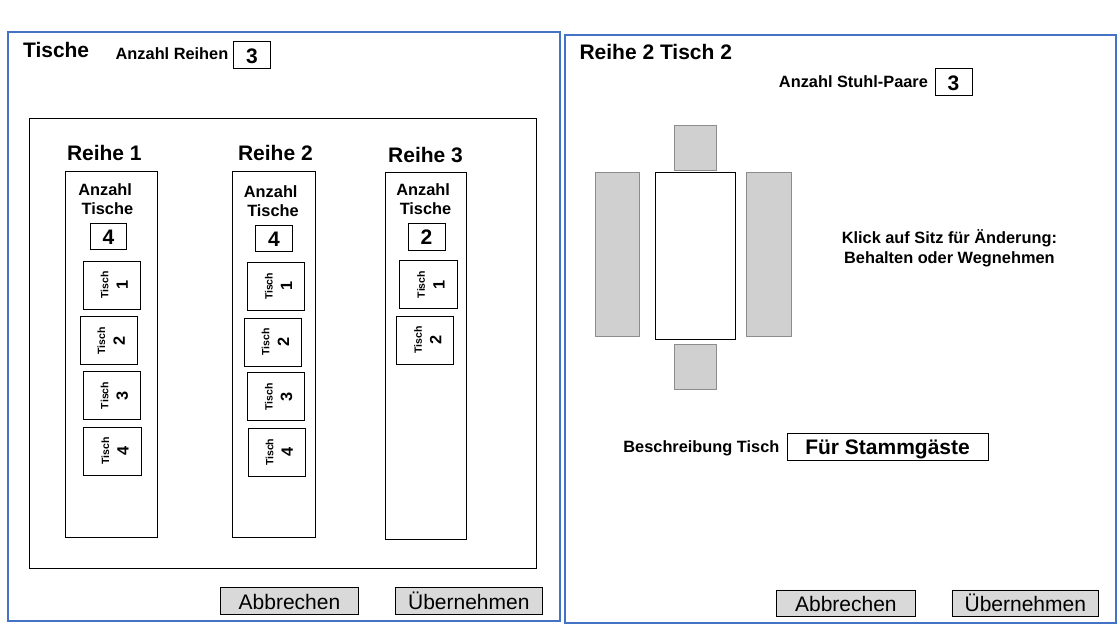
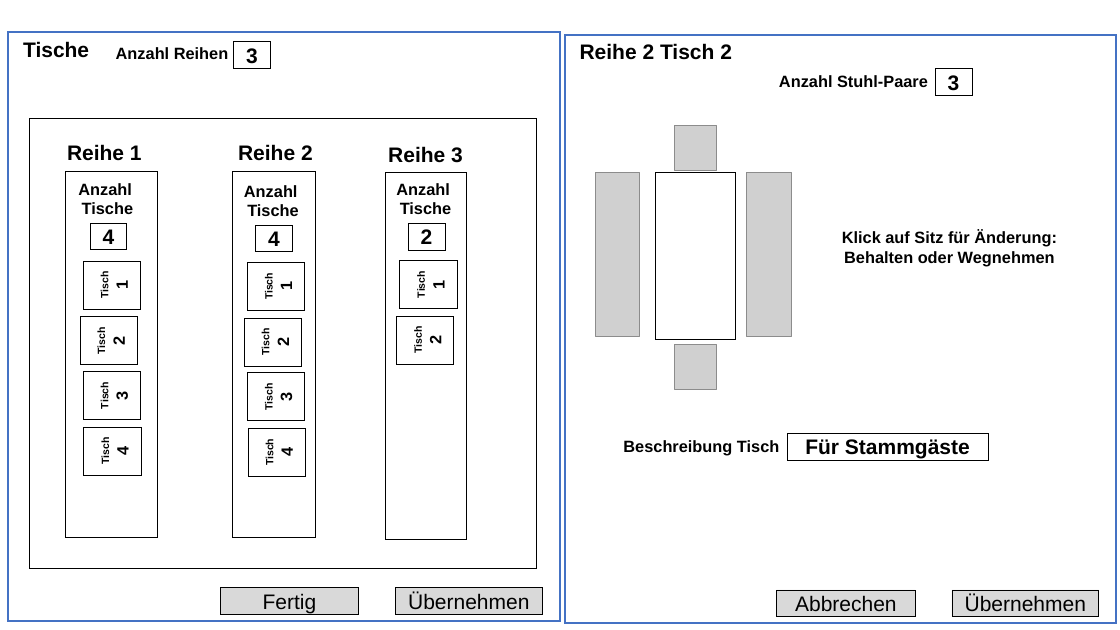
Before and after one commit to JazzLiveAarau/WwwReservationLayout, a slide deck: slide 4 of Description/ReservationCreateLayout.pptx (slide 3 before the commit). Drawn at 1120x630 pixels with LibreOffice and Linux fonts; fonts in the diff are those of the drawing; grey boxes stand for pictures. Boxes give left, top, right and bottom in pixels: in the first picture for what was removed or moved away, otherwise in the second. Text is boxed around its words. In the diff, an @@ line names an element or a change of style, - is before the commit and + after.

```diff
--- a/Description/ReservationCreateLayout.pptx
+++ b/Description/ReservationCreateLayout.pptx
@@ text in rectangle at <box>263,593,317,613</box>: text changed @@
-Abbrechen
+Fertig
```
Also in this commit, not shown: 1 other slide changed, 1 slide added, 2 other files.
